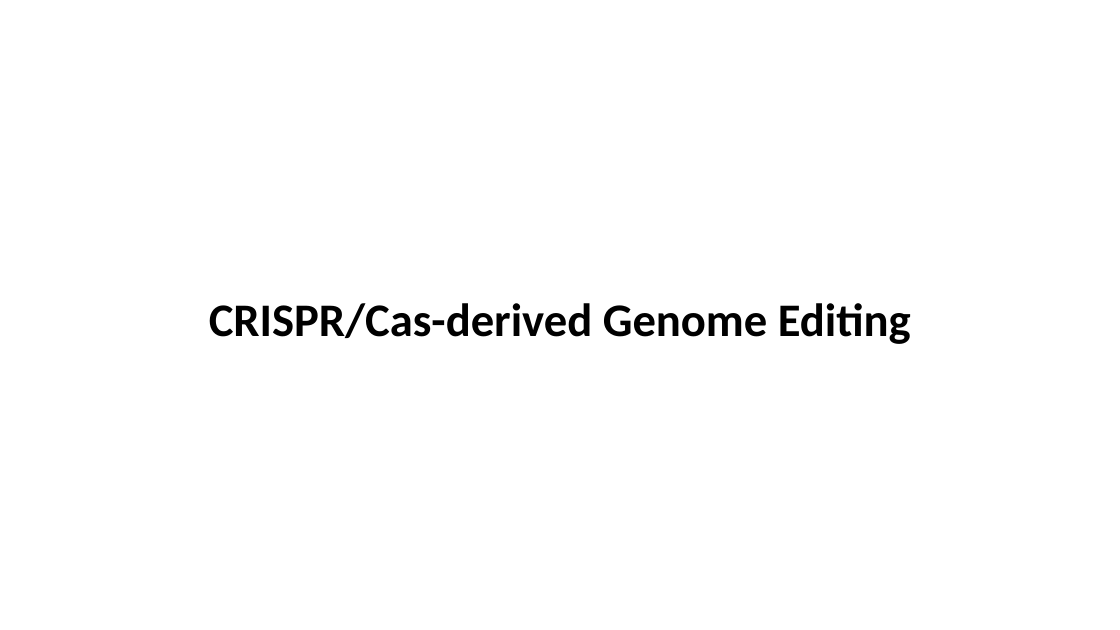
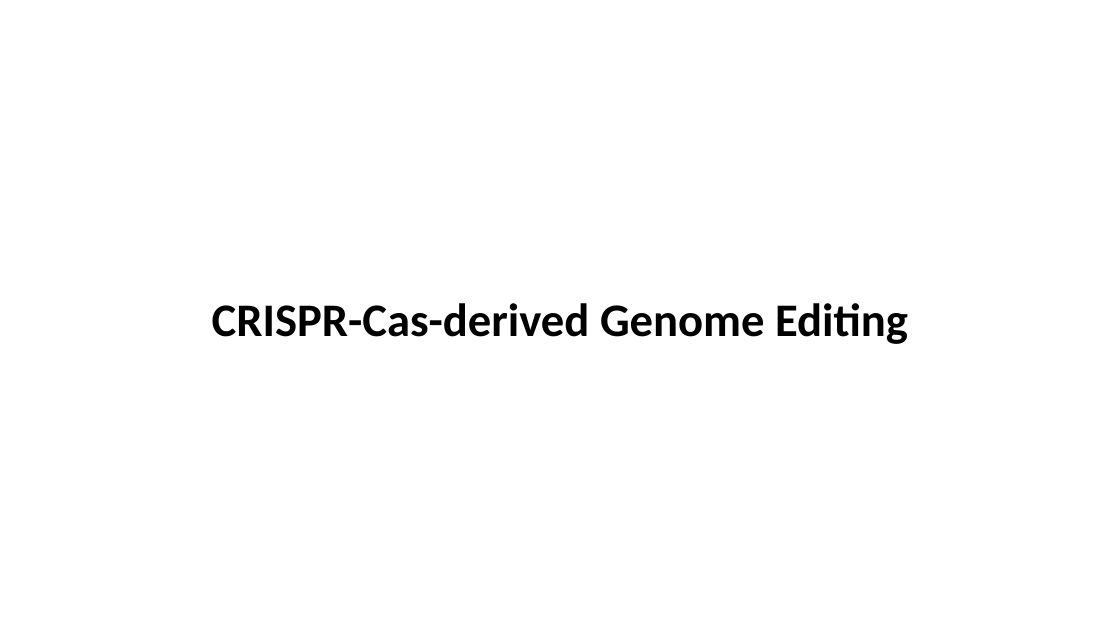
Before and after one commit to vwOvOwv/PKU-Undergraduate-Course, a slide deck: slide 22 of 遗传学讨论 (Seminar on Genetics)/topic4_genome_editing.pptx. Drawn at 1120x630 pixels with LibreOffice and Linux fonts; fonts in the diff are those of the drawing. Boxes give left, top, right and bottom in pixels: in the first picture for what was removed or moved away, otherwise in the second. Text is boxed around its words. In the diff, an @@ line names an element or a change of style, - is before the commit and + after.

```diff
--- a/遗传学讨论 (Seminar on Genetics)/topic4_genome_editing.pptx
+++ b/遗传学讨论 (Seminar on Genetics)/topic4_genome_editing.pptx
@@ text at (212,303,908,344): text changed @@
-CRISPR/Cas-derived Genome Editing
+CRISPR-Cas-derived Genome Editing
```
Also in this commit, not shown: 14 other slides changed.
